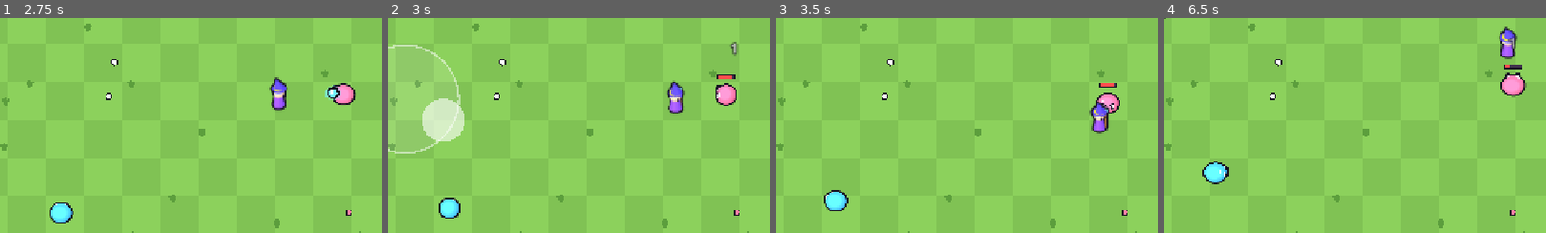
Above: before the commit, frames 1-4 (left to right).
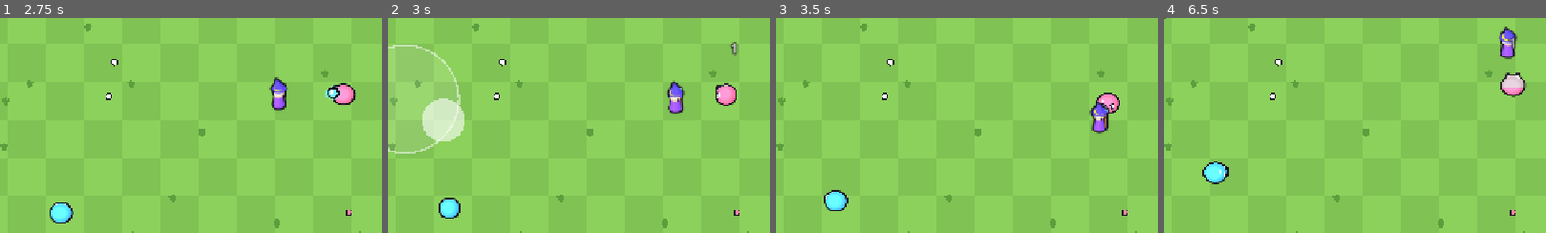
Above: after the commit, the same moments.

Repository: elefolo4565/fantasyIncremental
Game: Godot game, scene res://scenes/run/run.tscn
Two runs of this game, one before a commit and one after it. Both use one fixed random seed, a clock stepped at 60 frames per second and the inputs below. This scene is started directly instead of the project's main scene.
Inputs (mouse positions are % of the whole screen's width and height, from its top left):
- Up to frame 1 (2.75 s): click "調整" at 0.5 s; click "閉じる" at 1.25 s; move the mouse to (72, 45) at 2.02 s; hold Right (ui_right) from 2.03 s (still down); click (72, 45) at 2.17 s
- Up to frame 2 (3 s): release Right (ui_right) at 2.75 s; drag from (30, 55) to (45, 70) at 2.77 s
- Up to frame 3 (3.5 s): no input
- Up to frame 4 (6.5 s): move the mouse to (60, 28) at 3.52 s; hold Right (ui_right) 3.53-4.25 s; drag from (45, 70) to (20, 35) at 4.27 s; move the mouse to (80, 65) at 5.02 s; hold Left (ui_left) 5.03-5.75 s; drag from (20, 35) to (35, 25) at 5.77 s
The pictures show only the part of the screen within x 28-78%, y 36-86%; the shares and areas given below are measured in that part.

Frame 1 is identical in both runs. In frame 2, 0.1% of the frame differs, in the area x 85-91%, y 26-41%; in frame 3, 0.1%; in frame 4, 0.4%, in the area x 88-95%, y 21-37%.

Commit message:
敵の体力をバーではなく体の色で見せる
体の下から残りの体力の割合の高さまでを元の色、それより上を色の抜けた絵で描く。
色の抜けた絵は元の絵から初めて使うときに1回だけ作る（HPごとの絵は用意しない）。
減るときはなめらかに下がる。頭の上の体力バーはやめた。

Co-Authored-By: Claude Opus 5.5 (1M context) <noreply@anthropic.com>
Claude-Session: https://claude.ai/code/session_01PKN1H4ExYJSHUHebojk5Sk

Diff:
--- a/scenes/boss/boss.gd
+++ b/scenes/boss/boss.gd
@@ -8,8 +8,7 @@
 const BOSS_SHEET := preload("res://assets/sprites/enemies/boss.png")
 ## 体の色（倒したときの破片の色に使う）
 const KING_COLOR := Color(0.62, 0.42, 1.0)
-const BOSS_BAR_COLOR := Color(1.0, 0.25, 0.55)
-## 王冠に体力バーが重ならないように持ち上げる量
+## 王冠にダメージの数字が重ならないように持ち上げる量
 const CROWN_CLEARANCE := 16.0
 
 
@@ -17,7 +16,7 @@
 	return RADIUS * SCALE
 
 
-func bar_lift() -> float:
+func head_lift() -> float:
 	return super() + CROWN_CLEARANCE
 
 
@@ -32,7 +31,3 @@
 
 func _sheet() -> Texture2D:
 	return BOSS_SHEET
-
-
-func _bar_color() -> Color:
-	return BOSS_BAR_COLOR
--- a/scenes/breakable/breakable.gd
+++ b/scenes/breakable/breakable.gd
@@ -1,7 +1,8 @@
 class_name Breakable
 extends CharacterBody2D
-## 壊せる物の共通部分。耐久・被弾・破壊・復活と、頭の上の体力バーを受け持つ。
-## 体力バーは減っているときだけ出し、数字は出さない（与えたダメージは damaged を受けた側が出す）。
+## 壊せる物の共通部分。耐久・被弾・破壊・復活を受け持つ。
+## 残りの体力は体の色で見せる（下から残りの割合の高さまで元の色、上は色が抜ける）。子クラスは hp_fill() を SpriteSheet.draw に渡す。
+## 数字は出さない（与えたダメージは damaged を受けた側が出す）。
 ## 種類ごとの見た目や性質は子クラス（Slime, Oak）で決める。
 
 signal broken(target: Breakable)
@@ -10,12 +11,12 @@
 const GROUP := &"breakable"
 const FLASH_COLOR := Color(1.0, 0.95, 0.8)
 const FLASH_TIME := 0.12
-const BAR_COLOR := Color(1.0, 0.82, 0.2)
-const BAR_BACK := Color(0.25, 0.2, 0.3)
 const OUTLINE_COLOR := Toon.OUTLINE
 const POP_SCALE := Vector2(0.18, 0.12)
-const BAR_HEIGHT := 10.0
-const BAR_GAP := 14.0
+## 頭の上の、与えたダメージの数字を出す位置までの余白（見た目だけ）
+const HEAD_GAP := 24.0
+## 体の色が減っていく速さ（1秒に体の高さの何割ぶん。見た目だけ）
+const FILL_SPEED := 2.0
 
 ## 生成する側が add_child の前に入れる
 var base_hp := 1
@@ -25,6 +26,8 @@
 var hp := 0
 
 var _flash := 0.0
+## いま見せている体の色の高さ（0〜1）。残りの体力の割合へなめらかに近づける
+var _shown_fill := 1.0
 
 @onready var _shape: CollisionShape2D = $CollisionShape2D
 
@@ -36,6 +39,10 @@
 func _process(delta: float) -> void:
 	if _flash > 0.0:
 		_flash = maxf(_flash - delta, 0.0)
+		queue_redraw()
+	var fill := float(hp) / maxi(max_hp, 1)
+	if not is_equal_approx(_shown_fill, fill):
+		_shown_fill = move_toward(_shown_fill, fill, FILL_SPEED * delta)
 		queue_redraw()
 
 
@@ -51,9 +58,9 @@
 	return 3.0
 
 
-## 中心から体力バーの下端までの高さ。
-func bar_lift() -> float:
-	return radius() + BAR_GAP
+## 中心から、与えたダメージの数字を出す頭の上までの高さ。
+func head_lift() -> float:
+	return radius() + HEAD_GAP
 
 
 ## 壊れたあと湧き直すか。ボスは湧き直さない。
@@ -67,6 +74,11 @@
 
 func is_undamaged() -> bool:
 	return hp >= max_hp
+
+
+## 体のうち元の色で描く高さ（0〜1）。残りの体力の割合を、なめらかに追いかける。
+func hp_fill() -> float:
+	return _shown_fill
 
 
 func take_hit(damage: int) -> void:
@@ -114,6 +126,7 @@
 func _respawn() -> void:
 	max_hp = Stats.max_hp(base_hp, Progress.levels)
 	hp = max_hp
+	_shown_fill = 1.0
 	visible = true
 	_shape.set_deferred("disabled", false)
 	add_to_group(GROUP)
@@ -121,21 +134,8 @@
 
 
 func _draw() -> void:
-	var r := radius()
 	var pop := _flash / FLASH_TIME
 	draw_set_transform(Vector2.ZERO, 0.0,
 			Vector2(1.0 + pop * POP_SCALE.x, 1.0 - pop * POP_SCALE.y) * _body_scale())
 	_draw_body(pop)
 	draw_set_transform(Vector2.ZERO)
-	# 減っているときだけ、頭の上に残りの体力をバーで出す（数字は出さない）
-	if is_undamaged():
-		return
-	var bar := Rect2(-r * 0.8, -bar_lift() - BAR_HEIGHT, r * 1.6, BAR_HEIGHT)
-	draw_rect(bar.grow(3.0), Toon.OUTLINE)
-	draw_rect(bar, BAR_BACK)
-	draw_rect(Rect2(bar.position, Vector2(bar.size.x * float(hp) / maxi(max_hp, 1), bar.size.y)), _bar_color())
-
-
-## 子クラスで上書きできる。耐久のバーの色。
-func _bar_color() -> Color:
-	return BAR_COLOR
--- a/scenes/oak/oak.gd
+++ b/scenes/oak/oak.gd
@@ -54,4 +54,4 @@
 	var regrowing := hp < max_hp and _since_hit >= Balance.get_float("oak_regen_delay") \
 			and Stats.effect(&"withering", Progress.levels) <= 0.0
 	SpriteSheet.draw(self, REGEN_SHEET if regrowing else SHEET, Vector2.DOWN, 0.0, Vector2(0, FOOT_Y),
-			SHEET_FOOT, SHEET_PIXEL, 1, 1, flash_amount)
+			SHEET_FOOT, SHEET_PIXEL, 1, 1, flash_amount, hp_fill())
--- a/scenes/run/run.gd
+++ b/scenes/run/run.gd
@@ -524,7 +524,7 @@
 func _on_damaged(target: Breakable, amount: int) -> void:
 	if _over or amount <= 0:
 		return
-	var above := (target.bar_lift() + Breakable.BAR_HEIGHT) * target.scale.x + 8.0
+	var above := target.head_lift() * target.scale.x + 8.0
 	var at := target.global_position + Vector2(randf_range(-DAMAGE_JITTER, DAMAGE_JITTER), -above)
 	_popup(at, str(amount), DAMAGE_COLOR, DAMAGE_SIZE, DAMAGE_LIFETIME)
 
--- a/scenes/slime/slime.gd
+++ b/scenes/slime/slime.gd
@@ -22,7 +22,6 @@
 const FOOT_Y := 30.0
 ## 跳ねる動きの速さ（1秒に何周するか）
 const BOUNCE_RATE := 1.3
-const HP_BAR_COLOR := Color(1.0, 0.3, 0.3)
 const EDGE_MARGIN := 40.0
 const TOP_MARGIN := 140.0
 const SPAWN_TRIES := 30
@@ -106,10 +105,6 @@
 		_facing = velocity.normalized()
 
 
-func _bar_color() -> Color:
-	return HP_BAR_COLOR
-
-
 func _respawn() -> void:
 	if _placed and target != null:
 		position = _far_spot()
@@ -137,4 +132,4 @@
 func _draw_body(flash_amount: float) -> void:
 	Toon.shadow(self, Vector2(0, RADIUS - 4.0), Vector2(RADIUS * 0.95, RADIUS * 0.32))
 	SpriteSheet.draw(self, _sheet(), _facing, fmod(_bob * BOUNCE_RATE, 1.0), Vector2(0, FOOT_Y),
-			SHEET_FOOT, SHEET_PIXEL, SHEET_DIRECTIONS, SHEET_FRAMES, flash_amount)
+			SHEET_FOOT, SHEET_PIXEL, SHEET_DIRECTIONS, SHEET_FRAMES, flash_amount, hp_fill())
--- a/scripts/draw/sprite_sheet.gd
+++ b/scripts/draw/sprite_sheet.gd
@@ -2,20 +2,65 @@
 extends RefCounted
 ## 3Dモデルを焼いた絵（行が向き、列が動きのコマ）から、向きと動きに合ったコマを切り出して描く道具。
 ## 絵の作り方は tools/render_enemies/README.md。コマの大きさや足元の位置は焼く側と合わせる。
+## fill（0〜1）を渡すと、体の下から fill の高さまでを元の色、それより上を色の抜けた絵で描く（敵の残り体力の表示）。
+## 色の抜けた絵は、元の絵から初めて使うときに1回だけ作って覚えておく。
 
 const CELL := 128
 ## 当たって光るときの色（1より大きい値で明るくする）
 const FLASH_TINT := Color(1.9, 1.9, 1.7)
+## 色の抜けた絵の明るさ・コントラスト・彩度（1 で元のまま。見た目だけ）
+const FADED_BRIGHTNESS := 1.15
+const FADED_CONTRAST := 0.85
+const FADED_SATURATION := 0.2
+
+## 元の絵 → 色の抜けた絵
+static var _faded: Dictionary = {}
+## 元の絵 → コマの中で体が写っている上端と下端（ピクセル。Vector2(上, 下)）
+static var _body_span: Dictionary = {}
 
 
 ## facing の向きのコマを、足元が foot_at に来るように描く。phase は動きの1周（0〜1）、flash は 0〜1。
 ## directions が 1 のときは向きを見ない。pixel は絵の1ピクセルをこの座標で何単位に描くか。
 static func draw(ci: CanvasItem, sheet: Texture2D, facing: Vector2, phase: float, foot_at: Vector2,
-		foot: Vector2, pixel: float, directions: int, frames: int, flash := 0.0) -> void:
+		foot: Vector2, pixel: float, directions: int, frames: int, flash := 0.0, fill := 1.0) -> void:
 	var direction := 0
 	if directions > 1:
 		direction = wrapi(roundi(facing.angle() / (TAU / directions)), 0, directions)
 	var frame := wrapi(int(phase * frames), 0, frames)
 	var source := Rect2(frame * CELL, direction * CELL, CELL, CELL)
 	var at := foot_at - foot * pixel
-	ci.draw_texture_rect_region(sheet, Rect2(at, Vector2.ONE * CELL * pixel), source, Color.WHITE.lerp(FLASH_TINT, flash))
+	var tint := Color.WHITE.lerp(FLASH_TINT, flash)
+	if fill >= 1.0:
+		ci.draw_texture_rect_region(sheet, Rect2(at, Vector2.ONE * CELL * pixel), source, tint)
+		return
+	ci.draw_texture_rect_region(_faded_of(sheet), Rect2(at, Vector2.ONE * CELL * pixel), source, tint)
+	if fill <= 0.0:
+		return
+	# 体の下端から fill の高さまでを、元の色の絵で上から重ねる
+	var span: Vector2 = _body_span[sheet]
+	var cut := floorf(lerpf(span.y, span.x, fill))
+	var keep := Rect2(source.position + Vector2(0, cut), Vector2(CELL, CELL - cut))
+	ci.draw_texture_rect_region(sheet, Rect2(at + Vector2(0, cut * pixel), keep.size * pixel), keep, tint)
+
+
+## 色の抜けた絵を返す。初めてのときに作り、体の写っている範囲も一緒に測っておく。
+static func _faded_of(sheet: Texture2D) -> Texture2D:
+	if _faded.has(sheet):
+		return _faded[sheet]
+	var image := sheet.get_image()
+	if image.is_compressed():
+		image.decompress()
+	image.convert(Image.FORMAT_RGBA8)
+	var top := CELL
+	var bottom := 0
+	for y in range(0, image.get_height(), CELL):
+		for x in range(0, image.get_width(), CELL):
+			var used := image.get_region(Rect2i(x, y, CELL, CELL)).get_used_rect()
+			if used.has_area():
+				top = mini(top, used.position.y)
+				bottom = maxi(bottom, used.end.y)
+	_body_span[sheet] = Vector2(top, bottom) if bottom > top else Vector2(0, CELL)
+	image.adjust_bcs(FADED_BRIGHTNESS, FADED_CONTRAST, FADED_SATURATION)
+	var faded := ImageTexture.create_from_image(image)
+	_faded[sheet] = faded
+	return faded
Not shown, changed: CLAUDE.md
